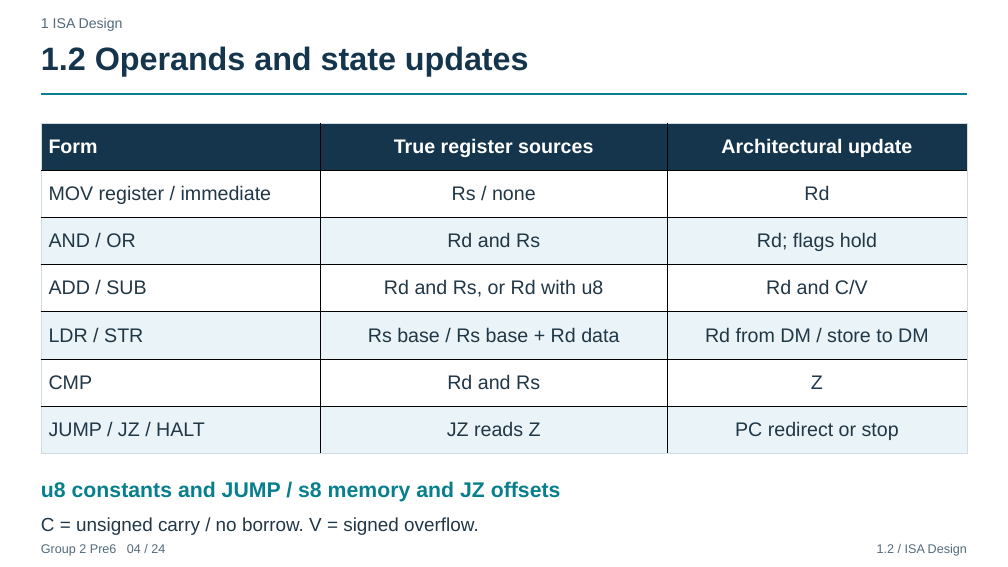
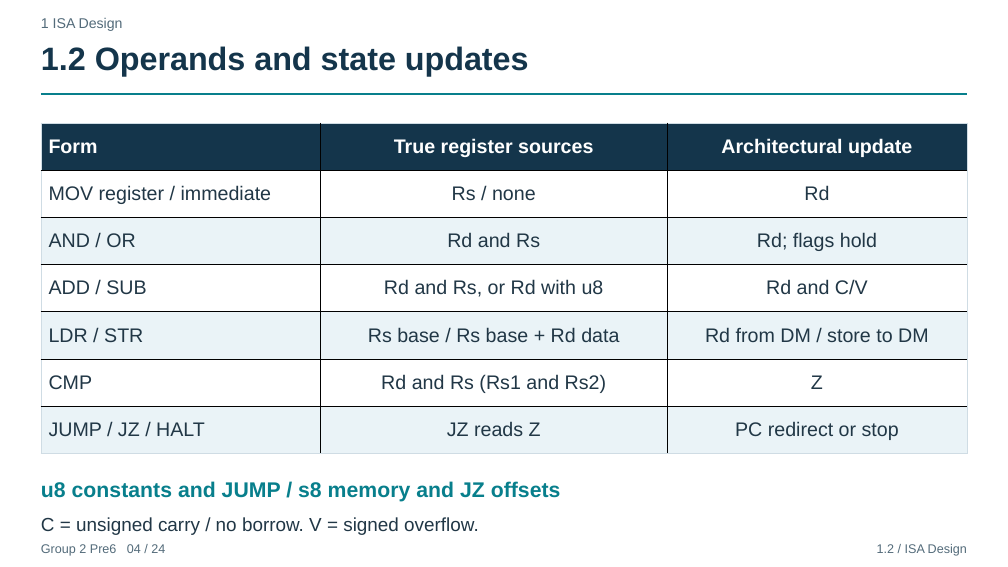
Before and after one commit to DonsonHH/Digital-Electronics-s-16bit-CPU, a slide deck: slide 4 of Pre6_CPU集成与验证/Pre6_Group2_CPU_Integration_EN.pptx. Drawn at 1008x567 pixels with LibreOffice and Linux fonts; fonts in the diff are those of the drawing. Boxes give left, top, right and bottom in pixels: in the first picture for what was removed or moved away, otherwise in the second. Text is boxed around its words. In the diff, an @@ line names an element or a change of style, - is before the commit and + after.

```diff
--- a/Pre6_CPU集成与验证/Pre6_Group2_CPU_Integration_EN.pptx
+++ b/Pre6_CPU集成与验证/Pre6_Group2_CPU_Integration_EN.pptx
@@ table at <box>41,123,967,454</box> @@
-row 6, column 2: Rd and Rs
+row 6, column 2: Rd and Rs (Rs1 and Rs2)
```
Also in this commit, not shown: 1 other slide changed, 14 other files.
